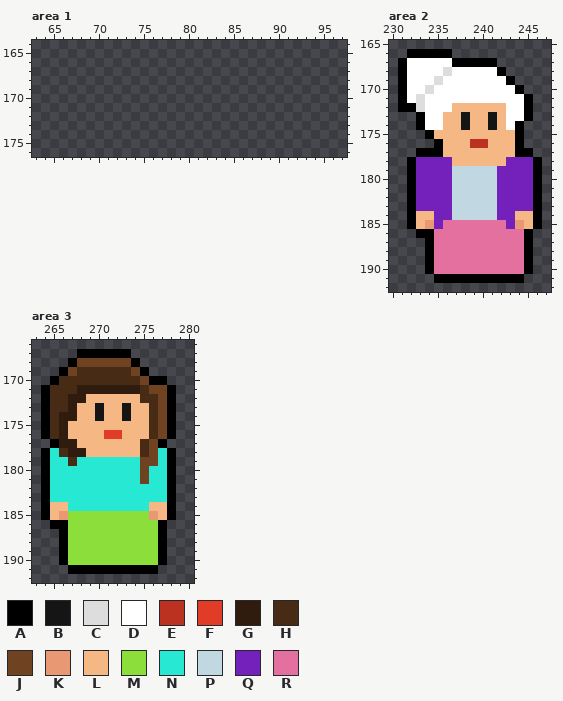
Pixel-art file: Defending Dragons/RawAssets/PixelArt/Tile Atlas.aseprite. That is the earlier state.
512x512 pixels, 1 frame. Colours within 5 levels of each other are drawn and written as one. Shown: area 1: x 63..97, y 164..176; area 2: x 230..247, y 165..192; area 3: x 263..280, y 166..192. The commit also changed other parts of the picture, which this record leaves out.
Visible layers, top first: "Layer 2", "Layer 1".
Palette (. is transparent): A #000000  B #151515  C #dddddd  D #ffffff  E #bb3221  F #e03c28  G #2f1c0e  H #482b15  J #6f4221  K #e89973  L #f5b784  M #8cde3b  N #26e8d3  P #c1d8e2  Q #7420bb  R #e4709f
Pixels before, area 2, first column x 231:
166 .AAAAA..........
167 ADDDDDAAAAA.....
168 ADDDDCDDDDDA....
169 ADDDCDDDDDDDA...
170 ADDCDDDDDDDDDA..
171 ADCDDDDDDDDDDDA.
172 AACDDDLLLLLLDDA.
173 ..ADDLLBLLBLDDA.
174 ..ADDLLBLLBLDA..
175 ...ALLLLLLLLLA..
176 ....ALLLEELLLA..
177 ..AAALLLLLLLLAA.
178 .AQQQQLLLLLLQQQA
179 .AQQQQPPPPPQQQQA
180 .AQQQQPPPPPQQQQA
181 .AQQQQPPPPPQQQQA
182 .AQQQQPPPPPQQQQA
183 .AQQQQPPPPPQQQQA
184 .ALLQQPPPPPQQLLA
185 .ALKQRRRRRRRQKLA
186 ..AARRRRRRRRRRA.
187 ...ARRRRRRRRRRA.
188 ...ARRRRRRRRRRA.
189 ...ARRRRRRRRRRA.
190 ...ARRRRRRRRRRA.
191 ....AAAAAAAAAA..
Pixels before, area 3, first column x 264:
167 ....AAAAAA.....
168 ...AJJJJJJA....
169 ..AJHHHHHHJA...
170 .AHHHHHHHHHJAA.
171 AHHHGGGGGGGHJJA
172 AHHGGLLLLLLHHJA
173 AHHGLLBLLBLLHJA
174 AHGGLLBLLBLLHJA
175 AHGLLLLLLLLLHJA
176 AHGLLLLFFLLLHJA
177 .AGGLLLLLLLHJA.
178 ANHGGLLLLLLHJNA
179 ANNHNNNNNNNJJNA
180 ANNNNNNNNNNJNNA
181 ANNNNNNNNNNJNNA
182 ANNNNNNNNNNNNNA
183 ANNNNNNNNNNNNNA
184 ALLNNNNNNNNNLLA
185 ALKMMMMMMMMMKLA
186 .AAMMMMMMMMMMA.
187 ..AMMMMMMMMMMA.
188 ..AMMMMMMMMMMA.
189 ..AMMMMMMMMMMA.
190 ..AMMMMMMMMMMA.
191 ...AAAAAAAAAA..
Now the later version:
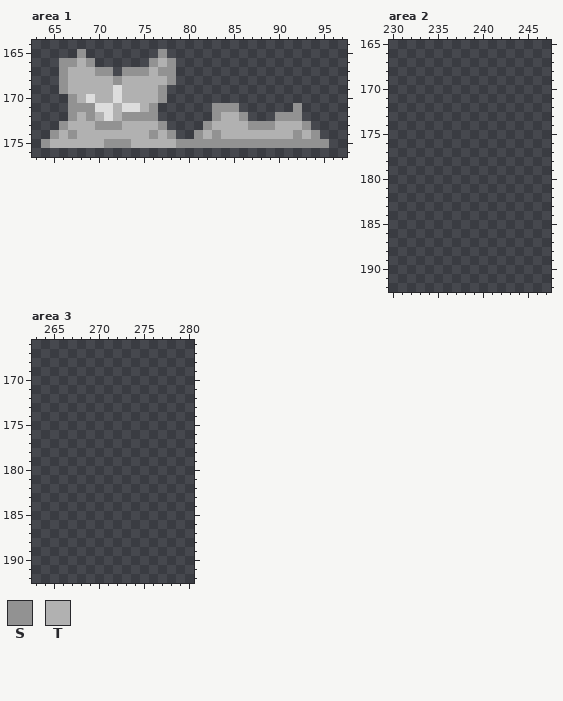
Colours new in this view: S #929292  T #b1b1b1
What changed:
layer "Flattened" added
layer "Layer 1" removed
Changed rows in their new state; - is an unchanged pixel.
Area 1, layer "Flattened":
first column x 64:
165 ----S--------S------------------
166 --SSTS------STS-----------------
167 --STTTSS-SSSTSS-----------------
168 --STTTTTSTTTTTS-----------------
169 --STTTTTCTTTTS------------------
170 ---STCTTCTTTTS------------------
171 ---SSSCCTCCTS------SSS------S---
172 ---STSTCTSSSS------STTS---SSS---
173 --STTTSSSTTTTS----STTTTSSSTTTS--
174 -STSTTTTTTTTSTS--STSTTTTTTTTSTS-
175 STTTTTTSSSTTTTTSSSSSSSSSSSSSSSSS
Area 2:
first column x 231:
166 -.....----------
167 ...........-----
168 ............----
169 .............---
170 ..............--
171 ...............-
172 ...............-
173 --.............-
174 --............--
175 ---...........--
176 ----..........--
177 --.............-
178 -...............
179 -...............
180 -...............
181 -...............
182 -...............
183 -...............
184 -...............
185 -...............
186 --.............-
187 ---............-
188 ---............-
189 ---............-
190 ---............-
191 ----..........--
Area 3:
first column x 264:
167 ----......-----
168 ---........----
169 --..........---
170 -.............-
171 ...............
172 ...............
173 ...............
174 ...............
175 ...............
176 ...............
177 -.............-
178 ...............
179 ...............
180 ...............
181 ...............
182 ...............
183 ...............
184 ...............
185 ...............
186 -.............-
187 --............-
188 --............-
189 --............-
190 --............-
191 ---..........--
Changed places in both pictures, as pixel boxes (x1, y1, x2, y2):
added: (41, 49, 329, 148)
erased: (398, 49, 542, 283)
erased: (41, 349, 176, 574)
